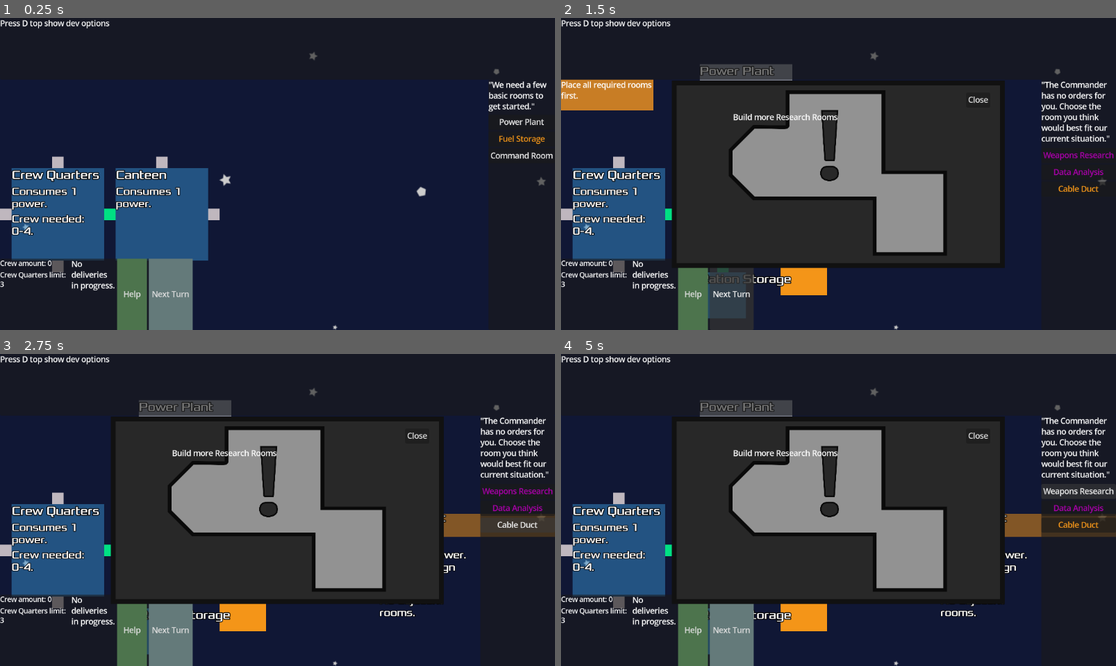
Above: before the commit, frames 1-4 (two rows, left to right).
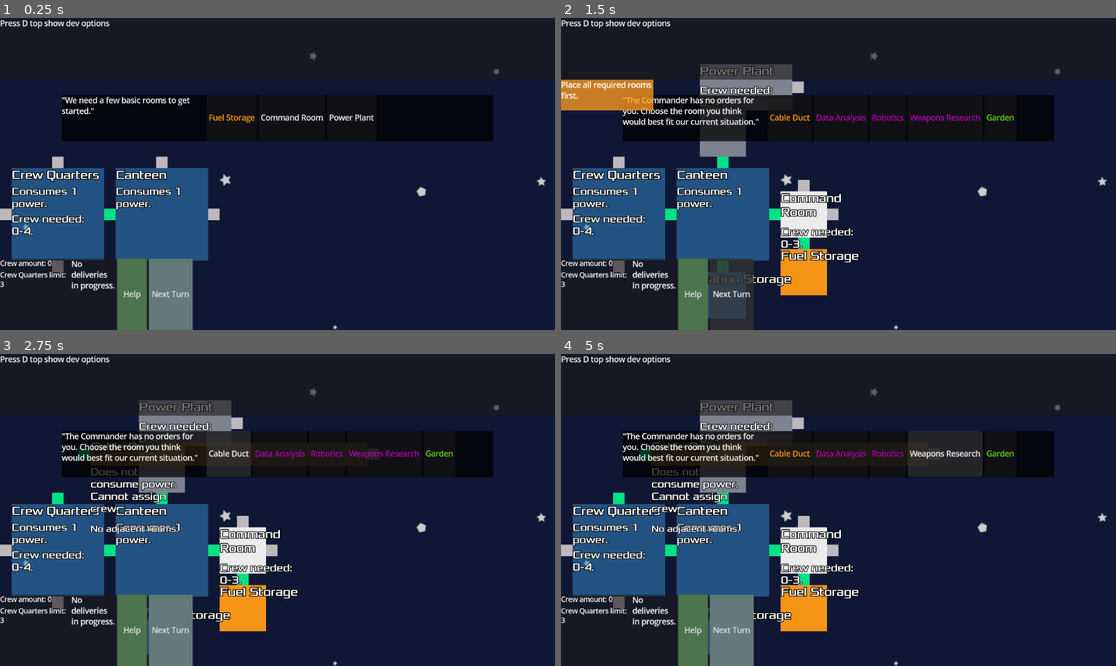
Above: after the commit, the same moments.

Repository: juhanikat/mothership
Game: Godot game, scene res://scenes/main.tscn
The game is run twice, just before and just after one commit, with the same random seed, the same clock (stepped at 60 frames per second) and the same inputs. The engine's default icon, where the game draws it, is replaced by a stand-in: a white triangle on a blue panel in a dark square.
Inputs (mouse positions are in pixels of both pictures, inside the frame that each line leads up to):
- Up to frame 1 (0.25 s): no input
- Up to frame 2 (1.5 s): click "Next Turn" at 0.5 s; click "Next Turn" at 1.25 s
- Up to frame 3 (2.75 s): click "Cable Duct" at 2 s
- Up to frame 4 (5 s): click "Data Analysis" at 2.75 s; click (888, 453) at 3.5 s, where only the run after the commit has a clickable "Robotics"; click "Weapons Research" at 4.25 s

The runs differ from the first frame. In frame 1, 12% of the frame differs, in the area x 11-100%, y 20-54%; in frame 2, 26%; in frame 3, 28%; in frame 4, 28%, in the area x 9-100%, y 20-85%.

Commit message:
change room selection panel, add research room order, other smaller things

Diff:
--- a/data_scripts/OrderData.gd
+++ b/data_scripts/OrderData.gd
@@ -10,7 +10,7 @@
 enum StartingOrder {POWER_PLANT_ORDER, ENGINE_ROOM_ORDER, FUEL_STORAGE_ORDER, COMMAND_ROOM_ORDER}
 
 # The normal orders.
-enum Order {NEUTRAL_ORDER, CARGO_BAY_ORDER, COMBAT_WARNING_ORDER, COMBAT_CRITICAL_ORDER, CREW_ORDER}
+enum Order {NEUTRAL_ORDER, CARGO_BAY_ORDER, RESEARCH_ROOM_ORDER}
 
 const ROOMS = RoomData.RoomType
 # If an order has a "room_category" array, then any room that is in those categories can appear.
@@ -32,7 +32,8 @@
 
 # These orders can appear e.g. on specific turns
 const special_orders = {
-	Order.CARGO_BAY_ORDER: _cargo_bay_order
+	Order.CARGO_BAY_ORDER: _cargo_bay_order,
+	Order.RESEARCH_ROOM_ORDER: _research_room_order,
 }
 
 
@@ -45,7 +46,14 @@
 		ROOM_CATEGORIES.RESEARCH_ROOM,
 		ROOM_CATEGORIES.LUXURY_ROOM
 	],
-	"choose_from": 3
+	"choose_from": 5
+	}
+
+const _research_room_order = {
+	"description": "It's time to build a new research station.",
+	"room_categories": [
+		ROOM_CATEGORIES.RESEARCH_ROOM,
+	]
 	}
 
 const _cargo_bay_order = {
--- a/gameplay_scripts/OrderFunctions.gd
+++ b/gameplay_scripts/OrderFunctions.gd
@@ -12,7 +12,27 @@
 # NOTE: The orders appended to this Array are modified from the original orders!
 static var order_history: Array[OrderData.Order] = []
 
+const RoomCategory = RoomData.RoomCategory
+const Order = OrderData.Order
 
+static func room_sort(a: Dictionary, b: Dictionary) -> bool:
+	var category_preference = [
+		RoomCategory.CREW_ROOM,
+		RoomCategory.MAINTENANCE_ROOM,
+		RoomCategory.EMERGENCY_ROOM,
+		RoomCategory.RESEARCH_ROOM,
+		RoomCategory.LUXURY_ROOM,
+		RoomCategory.SPECIAL_ROOM
+	]
+	if category_preference.find(a.room_category) > category_preference.find(b.room_category):
+		return false
+	elif category_preference.find(a.room_category) == category_preference.find(b.room_category):
+		var names = [a, b].map(func(room_data): return room_data.room_name)
+		names.sort()
+		if names.find(a.room_name) > names.find(b.room_name):
+			return false
+		return true
+	return true
 
 ## Returns the starting order. Converts the "rooms" value from enums to room_data dicts.
 static func get_starting_order() -> Dictionary:
@@ -20,6 +40,8 @@
 	var room_data_array = []
 	for room_enum in new_order.rooms:
 		room_data_array.append(RoomData.room_data[room_enum])
+
+	room_data_array.sort_custom(room_sort)
 
 	new_order.erase("rooms")
 	new_order["selected_rooms"] = room_data_array
@@ -49,6 +71,8 @@
 		room_data_array.shuffle()
 		room_data_array = room_data_array.slice(0, new_order["choose_from"] + extra_options)
 
+	room_data_array.sort_custom(room_sort)
+
 	new_order.erase("rooms")
 	new_order.erase("room_categories")
 	new_order["selected_rooms"] = room_data_array
@@ -74,7 +98,16 @@
 		room_data_array.shuffle()
 		room_data_array = room_data_array.slice(0, new_order["choose_from"])
 
+	room_data_array.sort_custom(room_sort)
+
 	new_order.erase("rooms")
 	new_order.erase("room_categories")
 	new_order["selected_rooms"] = room_data_array
 	return new_order
+
+static func get_order_for_next_turn(active_data_rooms: int) -> Dictionary:
+	if GlobalVariables.turn == 3:
+		return get_specific_order(Order.CARGO_BAY_ORDER)
+	elif GlobalVariables.turn % 5 == 0:
+		return get_specific_order(Order.RESEARCH_ROOM_ORDER)
+	return get_random_order(active_data_rooms)
--- a/gameplay_scripts/hud/hud.gd
+++ b/gameplay_scripts/hud/hud.gd
@@ -15,11 +15,14 @@
 @export var total_crew_amount_label: RichTextLabel
 @export var crew_quarters_limit_label: RichTextLabel
 @export var delivery_info_label: RichTextLabel
+
 @export var dev_toolbar: HBoxContainer
 @export var dev_options_hint_label: RichTextLabel
+@export var disable_events_toggle: CheckButton
 
 @export var next_turn_button: Button
 
+@export var room_selection: RoomSelection
 @export var event_popup: EventPopup
 
 var total_crew: int = 0 # changed by the update() function in this script
@@ -63,6 +66,7 @@
 	# hidden by default, press D to show in-game!
 	dev_toolbar.hide()
 	dev_options_hint_label.show()
+	disable_events_toggle.set_pressed_no_signal(GlobalVariables.events_disabled)
 
 
 func _unhandled_input(event: InputEvent) -> void:
--- a/gameplay_scripts/hud/room_selection.gd
+++ b/gameplay_scripts/hud/room_selection.gd
@@ -3,7 +3,7 @@
 
 
 @export var order_description_label: RichTextLabel
-@export var room_container: VBoxContainer
+@export var room_container: HBoxContainer
 @onready var main: Node2D = get_tree().root.get_node("Main")
 
 
--- a/gameplay_scripts/main.gd
+++ b/gameplay_scripts/main.gd
@@ -4,7 +4,6 @@
 const RoomType = RoomData.RoomType
 const room_data = RoomData.room_data
 
-@export var room_selection: RoomSelection
 @export var hud: Hud
 
 @export var camera: Camera2D
@@ -60,7 +59,7 @@
 	var first_order = OrderFunctions.get_starting_order()
 	var possible_rooms: Array[Dictionary]
 	possible_rooms.assign(first_order.selected_rooms)
-	room_selection.show_order(first_order.description, possible_rooms)
+	hud.room_selection.show_order(first_order.description, possible_rooms)
 
 	GlobalSignals.crew_quarters_limit_raised.connect(_on_crew_quarters_limit_raised)
 	GlobalSignals.crew_quarters_limit_lowered.connect(_on_crew_quarters_limit_lowered)
@@ -243,21 +242,19 @@
 func _on_next_turn() -> void:
 	if hud.event_popup.visible:
 		hud.event_popup.hide()
+
 	GlobalVariables.turn += 1
 	for gameplay: RoomGameplay in get_tree().get_nodes_in_group("RoomGameplay"):
 		gameplay.next_turn()
 
-	var next_order: Dictionary
-	if GlobalVariables.turn == 3:
-		next_order = OrderFunctions.get_specific_order(OrderData.Order.CARGO_BAY_ORDER)
-	else:
-		var active_data_analysis_rooms = get_tree().get_nodes_in_group(str(RoomType.DATA_ANALYSIS)).filter(func(room: Room): return room.gameplay.activated)
-		next_order = OrderFunctions.get_random_order(len(active_data_analysis_rooms))
+	var active_data_analysis_rooms = get_tree().get_nodes_in_group(str(RoomType.DATA_ANALYSIS)) \
+	.filter(func(room: Room): return room.gameplay.activated)
+	var next_order = OrderFunctions.get_order_for_next_turn(len(active_data_analysis_rooms))
 
 	var possible_rooms: Array[Dictionary]
 	possible_rooms.assign(next_order.selected_rooms)
-	room_selection.clear_room_buttons()
-	room_selection.show_order(next_order.description, possible_rooms)
+	hud.room_selection.clear_room_buttons()
+	hud.room_selection.show_order(next_order.description, possible_rooms)
 
 	EventFunctions.print_event_info(get_tree())
 	var next_event_data = EventFunctions.get_random_event(get_tree())
--- a/gameplay_scripts/room/RoomGameplay.gd
+++ b/gameplay_scripts/room/RoomGameplay.gd
@@ -237,7 +237,7 @@
 					random_fuel_storage.highlight()
 					GlobalNotice.display("Fuel delivered to a random Fuel Storage.")
 			elif current_delivery.type == "Rations":
-				var all_ration_storages = get_tree().get_nodes_in_groupstr(RoomType.RATION_STORAGE)
+				var all_ration_storages = get_tree().get_nodes_in_group(str(RoomType.RATION_STORAGE))
 				if not all_ration_storages:
 					GlobalNotice.display("Could not deliver Fuel: There aren't any Fuel Storages on the station.")
 					return
--- a/global_scripts/GlobalVariables.gd
+++ b/global_scripts/GlobalVariables.gd
@@ -6,4 +6,4 @@
 
 
 # dev options
-var events_disabled: bool = false
+var events_disabled: bool = true
--- a/scenes/connector.tscn
+++ b/scenes/connector.tscn
@@ -2,12 +2,11 @@
 
 [ext_resource type="Script" uid="uid://cilnba8yxxsj2" path="res://gameplay_scripts/room/connector.gd" id="1_xi27r"]
 
-[node name="Connector" type="Area2D" node_paths=PackedStringArray("collision_polygon", "nav_region", "texture_polygon", "check_connection_timer") groups=["Connector"]]
+[node name="Connector" type="Area2D" node_paths=PackedStringArray("collision_polygon", "nav_region", "texture_polygon") groups=["Connector"]]
 script = ExtResource("1_xi27r")
 collision_polygon = NodePath("CollisionPolygon2D")
 nav_region = NodePath("NavigationRegion2D")
 texture_polygon = NodePath("TexturePolygon")
-check_connection_timer = NodePath("")
 
 [node name="CollisionPolygon2D" type="CollisionPolygon2D" parent="."]
 polygon = PackedVector2Array(-8, -8, -8, 8, 8, 8, 8, -8)
--- a/scenes/hud.tscn
+++ b/scenes/hud.tscn
@@ -1,6 +1,7 @@
-[gd_scene load_steps=5 format=3 uid="uid://d1spf4ifa2e2j"]
+[gd_scene load_steps=6 format=3 uid="uid://d1spf4ifa2e2j"]
 
 [ext_resource type="Script" uid="uid://bej65is377k75" path="res://gameplay_scripts/hud/hud.gd" id="1_ahhtf"]
+[ext_resource type="PackedScene" uid="uid://bha52nfpavehy" path="res://scenes/room_selection.tscn" id="2_5ysmq"]
 [ext_resource type="PackedScene" uid="uid://cisar4i6gjwbk" path="res://scenes/event_popup.tscn" id="2_oo0fn"]
 
 [sub_resource type="StyleBoxFlat" id="StyleBoxFlat_ahhtf"]
@@ -9,7 +10,7 @@
 [sub_resource type="StyleBoxFlat" id="StyleBoxFlat_oo0fn"]
 bg_color = Color(0.392165, 0.478501, 0.478927, 1)
 
-[node name="HUD" type="CanvasLayer" node_paths=PackedStringA …(309 unchanged characters)… ev_toolbar", "dev_options_hint_label", "next_turn_button", "event_popup")]
+[node name="HUD" type="CanvasLayer" node_paths=PackedStringA …(309 unchanged characters)… ev_toolbar", "dev_options_hint_label", "disable_events_toggle", "next_turn_button", "room_selection", "event_popup")]
 script = ExtResource("1_ahhtf")
 crew_room_list = NodePath("PanelContainer/TopBar/CrewRoomList")
 maintenance_room_list = NodePath("PanelContainer/TopBar/MaintenanceRoomList")
@@ -27,8 +28,12 @@
 delivery_info_label = NodePath("PanelContainer2/HBoxContainer/DeliveryInfoLabel")
 dev_toolbar = NodePath("PanelContainer/TopBar")
 dev_options_hint_label = NodePath("PanelContainer/DevOptionsHintLabel")
+disable_events_toggle = NodePath("PanelContainer/TopBar/DisableEventsButton")
 next_turn_button = NodePath("PanelContainer2/HBoxContainer/NextTurnButton")
+room_selection = NodePath("RoomSelection")
 event_popup = NodePath("EventPopup")
+
+[node name="RoomSelection" parent="." instance=ExtResource("2_5ysmq")]
 
 [node name="PanelContainer" type="PanelContainer" parent="."]
 anchors_preset = -1
--- a/scenes/main.tscn
+++ b/scenes/main.tscn
@@ -1,8 +1,7 @@
-[gd_scene load_steps=7 format=3 uid="uid://ony8uad06hvx"]
+[gd_scene load_steps=6 format=3 uid="uid://ony8uad06hvx"]
 
 [ext_resource type="Script" uid="uid://6umoox1qwm3k" path="res://gameplay_scripts/main.gd" id="1_0wfyh"]
 [ext_resource type="PackedScene" uid="uid://d1spf4ifa2e2j" path="res://scenes/hud.tscn" id="2_0wfyh"]
-[ext_resource type="PackedScene" uid="uid://bha52nfpavehy" path="res://scenes/room_selection.tscn" id="3_sugp2"]
 [ext_resource type="Texture2D" uid="uid://cnhvdsmq3pdln" path="res://inkscape files/background.png" id="4_jyhfs"]
 [ext_resource type="PackedScene" uid="uid://d1wawstdvmyt0" path="res://scenes/notice.tscn" id="5_tbgi4"]
 
@@ -12,9 +11,8 @@
 outlines = Array[PackedVector2Array]([PackedVector2Array(-384, -320, -384, 1088, 1472, 1088, 1472, -320)])
 agent_radius = 5.0
 
-[node name="Main" type="Node2D" node_paths=PackedStringArray("room_selection", "hud", "camera", "nav_region", "nav_actor", "nav_agent", "path_line", "room_nodes", "room_info_nodes", "testing_room_nodes", "testing_room_locations")]
+[node name="Main" type="Node2D" node_paths=PackedStringArray("hud", "camera", "nav_region", "nav_actor", "nav_agent", "path_line", "room_nodes", "room_info_nodes", "testing_room_nodes", "testing_room_locations")]
 script = ExtResource("1_0wfyh")
-room_selection = NodePath("RoomSelection")
 hud = NodePath("HUD")
 camera = NodePath("Camera2D")
 nav_region = NodePath("NavigationRegion2D")
@@ -60,8 +58,6 @@
 
 [node name="HUD" parent="." instance=ExtResource("2_0wfyh")]
 
-[node name="RoomSelection" parent="." instance=ExtResource("3_sugp2")]
-
 [node name="Notice" parent="." instance=ExtResource("5_tbgi4")]
 
 [node name="Camera2D" type="Camera2D" parent="."]
--- a/scenes/room_info.tscn
+++ b/scenes/room_info.tscn
@@ -110,7 +110,7 @@
 theme_override_constants/outline_size = 6
 theme_override_constants/shadow_outline_size = 10
 theme_override_fonts/normal_font = ExtResource("2_lgln2")
-theme_override_font_sizes/normal_font_size = 14
+theme_override_font_sizes/normal_font_size = 12
 text = "adjacent
 rooms"
 fit_content = true
--- a/scenes/room_selection.tscn
+++ b/scenes/room_selection.tscn
@@ -1,27 +1,38 @@
-[gd_scene load_steps=2 format=3 uid="uid://bha52nfpavehy"]
+[gd_scene load_steps=3 format=3 uid="uid://bha52nfpavehy"]
 
 [ext_resource type="Script" uid="uid://dmq65ad0ipcv4" path="res://gameplay_scripts/hud/room_selection.gd" id="1_ayfju"]
 
+[sub_resource type="StyleBoxFlat" id="StyleBoxFlat_cs5ee"]
+bg_color = Color(0, 0, 0, 0.745098)
+
 [node name="RoomSelection" type="CanvasLayer" node_paths=PackedStringArray("order_description_label", "room_container")]
 script = ExtResource("1_ayfju")
-order_description_label = NodePath("SidePanel/VBoxContainer/OrderDescription")
-room_container = NodePath("SidePanel/VBoxContainer/RoomContainer")
+order_description_label = NodePath("SelectionPanel/HBoxContainer/OrderDescription")
+room_container = NodePath("SelectionPanel/HBoxContainer/RoomContainer")
 
-[node name="SidePanel" type="PanelContainer" parent="."]
+[node name="SelectionPanel" type="PanelContainer" parent="."]
 anchors_preset = -1
-anchor_left = 0.888889
-anchor_top = 0.197531
-anchor_right = 1.0
-anchor_bottom = 1.0
-grow_horizontal = 0
+anchor_left = 0.111111
+anchor_top = 0.246914
+anchor_right = 0.888889
+anchor_bottom = 0.395062
+grow_horizontal = 2
+grow_vertical = 2
+theme_override_styles/panel = SubResource("StyleBoxFlat_cs5ee")
 metadata/_edit_use_anchors_ = true
 
-[node name="VBoxContainer" type="VBoxContainer" parent="SidePanel"]
+[node name="HBoxContainer" type="HBoxContainer" parent="SelectionPanel"]
 layout_mode = 2
 
-[node name="OrderDescription" type="RichTextLabel" parent="SidePanel/VBoxContainer"]
+[node name="OrderDescription" type="RichTextLabel" parent="SelectionPanel/HBoxContainer"]
 layout_mode = 2
-fit_content = true
+size_flags_horizontal = 3
+size_flags_stretch_ratio = 0.5
+text = "order description
+goes
+here
+srdf"
 
-[node name="RoomContainer" type="VBoxContainer" parent="SidePanel/VBoxContainer"]
+[node name="RoomContainer" type="HBoxContainer" parent="SelectionPanel/HBoxContainer"]
 layout_mode = 2
+size_flags_horizontal = 3
